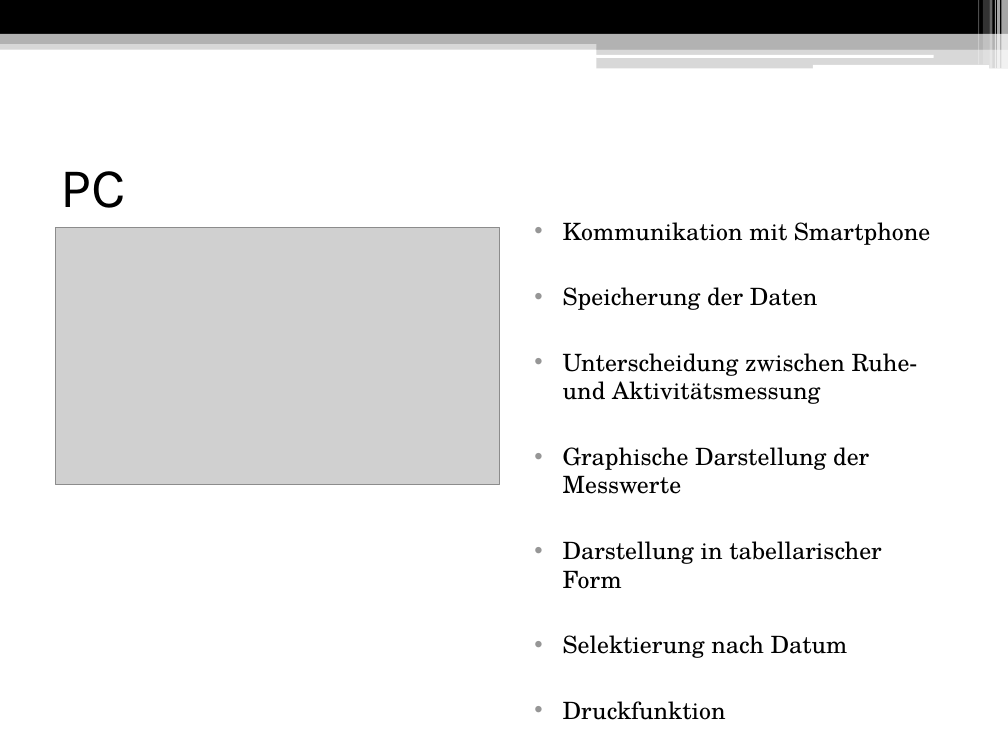
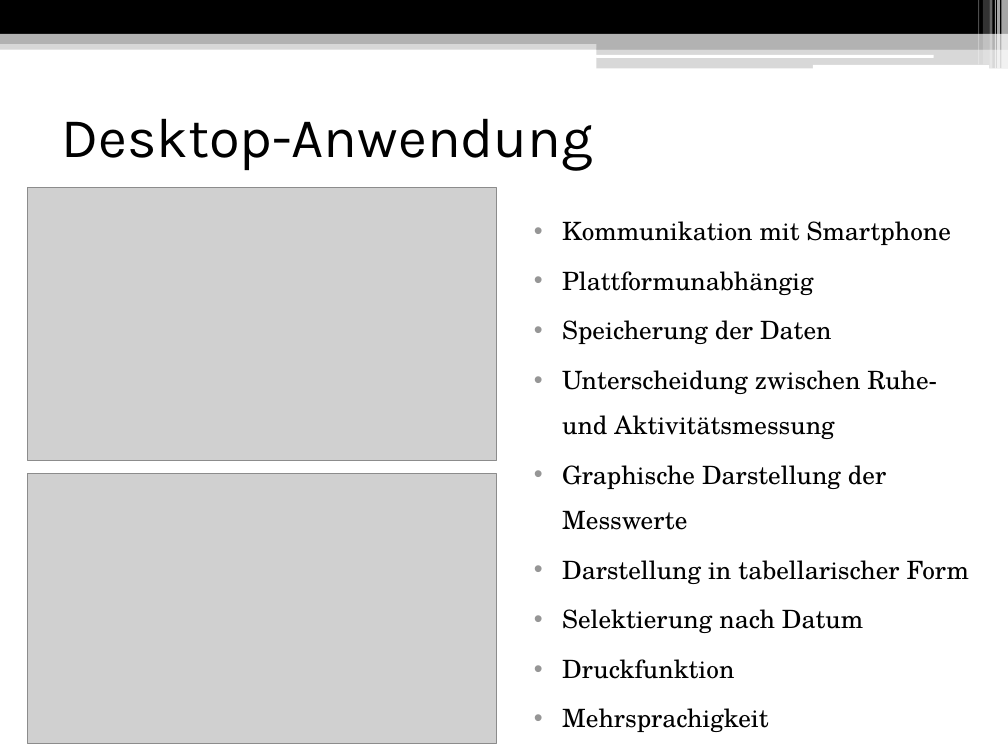
Before and after one commit to FFTEAM/guiframework, a slide deck: slide 6 of presentation/Heartrate2go.pptx. Drawn at 1008x756 pixels with LibreOffice and Linux fonts; fonts in the diff are those of the drawing; grey boxes stand for pictures. Boxes give left, top, right and bottom in pixels: in the first picture for what was removed or moved away, otherwise in the second. Text is boxed around its words. In the diff, an @@ line names an element or a change of style, - is before the commit and + after.

```diff
--- a/presentation/Heartrate2go.pptx
+++ b/presentation/Heartrate2go.pptx
@@ title at (61, 118, 593, 171): text changed @@
-PC
+Desktop-Anwendung
@@ picture: place and size @@
-picture at (55, 227, 500, 484)
+picture at (28, 187, 497, 461)
@@ text at (562, 221, 969, 732): size 17 to 18 pt; line spacing 1 to 1.5 @@
@@ text at (562, 271, 814, 295): paragraph added @@
+• Plattformunabhängig
@@ picture added at (28, 473, 497, 743) @@
```
Also in this commit, not shown: 1 other slide changed, 1 slide added, 1 other file.
